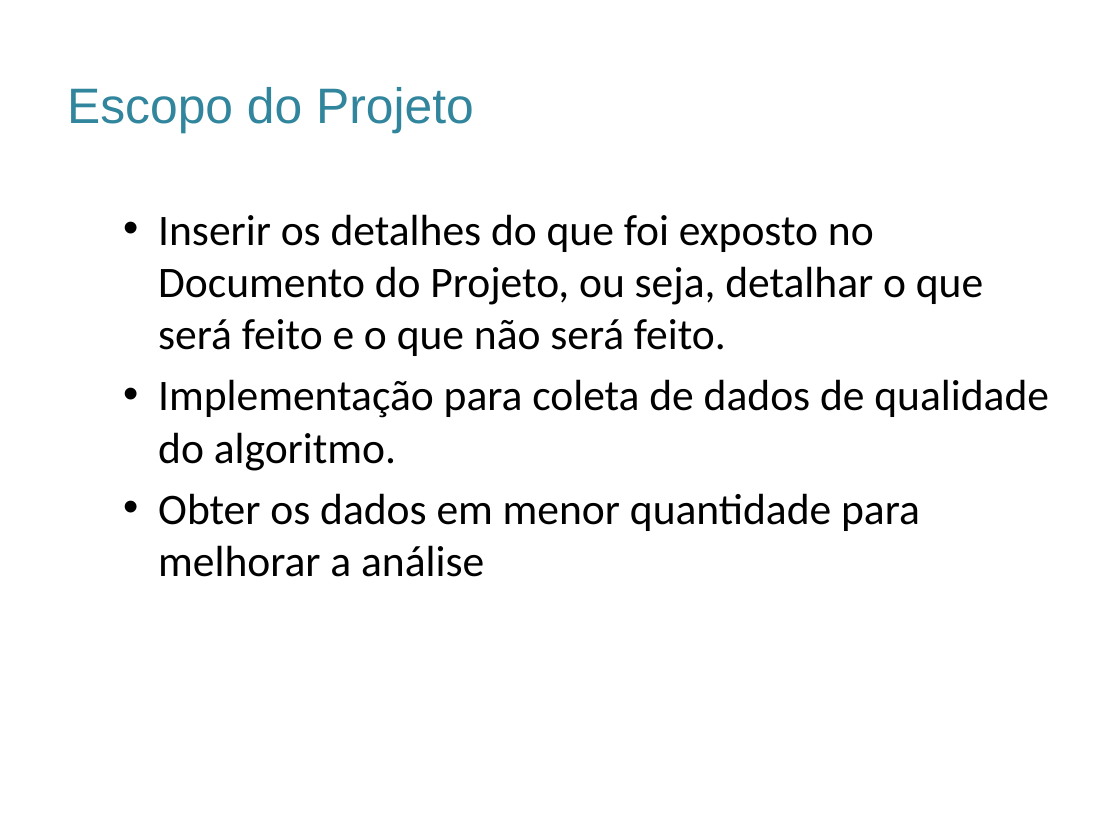
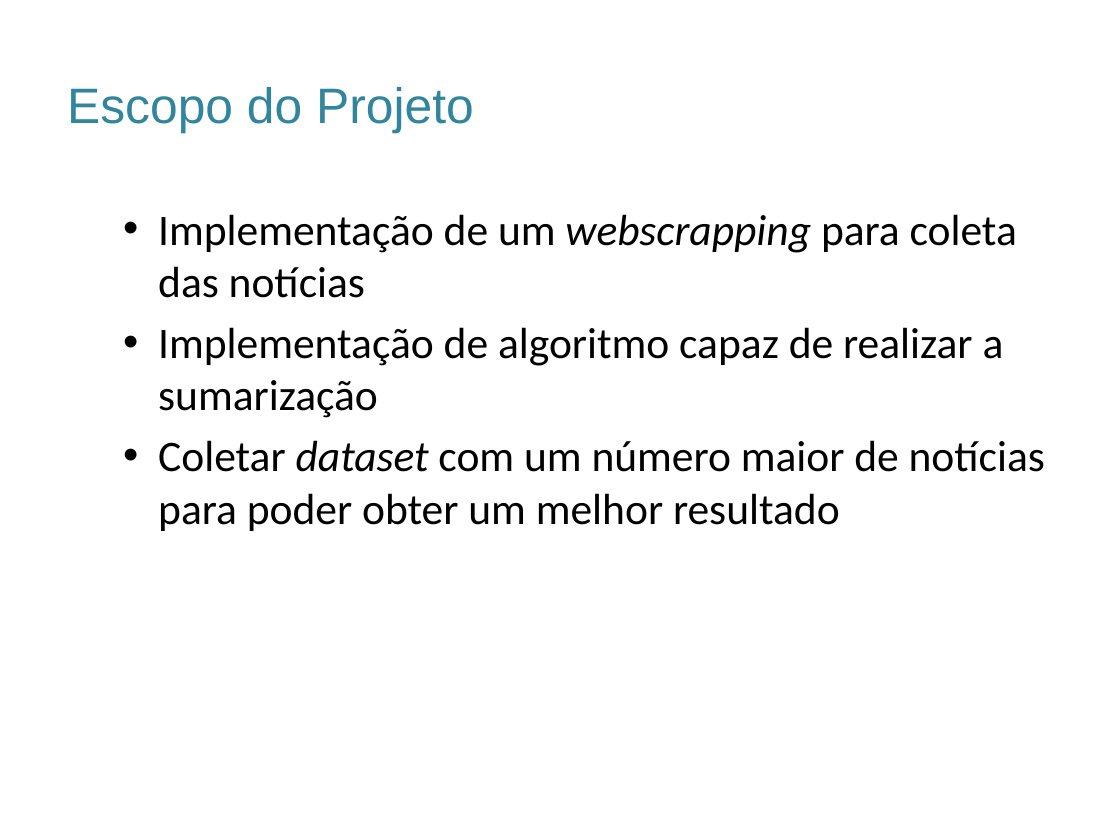
Before and after one commit to rdruzian/TCC-Sumarizacao, a slide deck: slide 6 of Documentos/ModeloApresentaçãoFacens_Sugestão.pptx. Drawn at 1120x840 pixels with LibreOffice and Linux fonts; fonts in the diff are those of the drawing; background and template pictures are left out. Boxes give left, top, right and bottom in pixels: in the first picture for what was removed or moved away, otherwise in the second. Text is boxed around its words. In the diff, an @@ line names an element or a change of style, - is before the commit and + after.

Commit message:
Melhoria na apresentação

```diff
--- a/Documentos/ModeloApresentaçãoFacens_Sugestão.pptx
+++ b/Documentos/ModeloApresentaçãoFacens_Sugestão.pptx
@@ text at [158, 214, 1045, 531]: text changed @@
-  • Inserir os detalhes do que foi exposto no Documento do Projeto, ou seja, detalhar o que será feito e o que não será feito.
-  • Implementação para coleta de dados de qualidade do algoritmo.
-  • Obter os dados em menor quantidade para melhorar a análise
+  • Implementação de um webscrapping para coleta das notícias
+  • Implementação de algoritmo capaz de realizar a sumarização
+  • Coletar dataset com um número maior de notícias para poder obter um melhor resultado
```
Also in this commit, not shown: 2 other slides changed, 1 other file.
